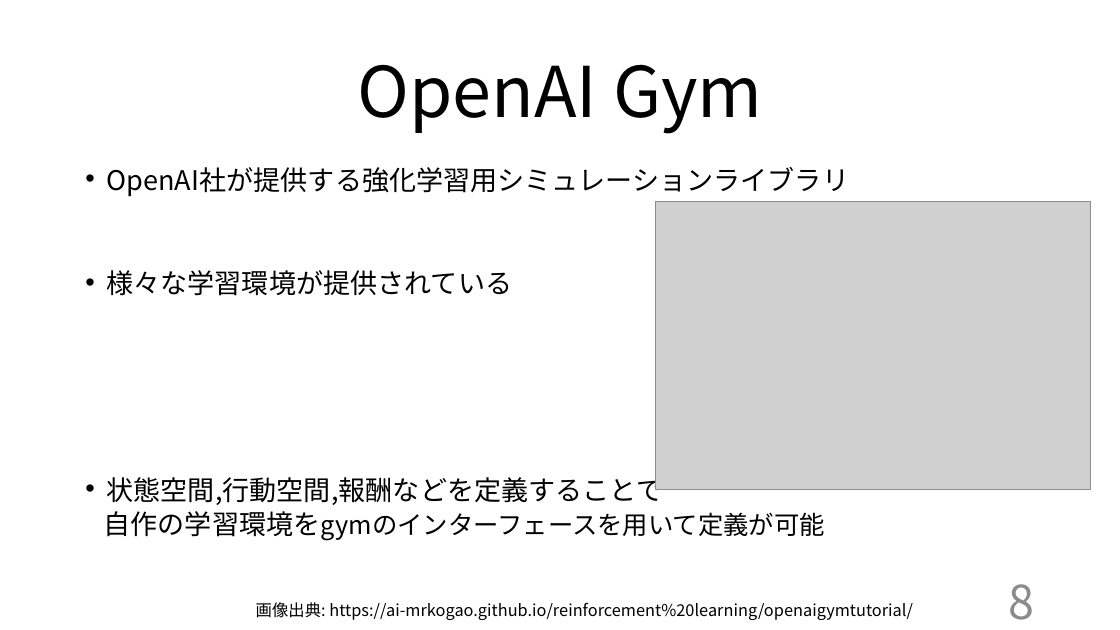
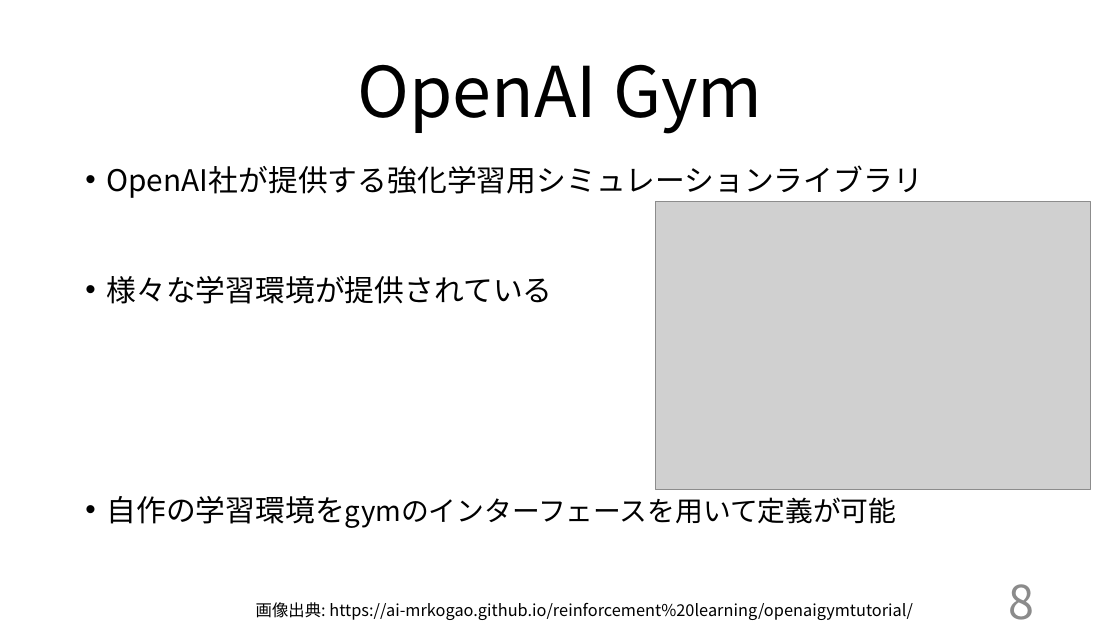
Before and after one commit to Nisk1G/B3_kadai, a slide deck: slide 8 of 11-29/prsn.pptx. Drawn at 1120x630 pixels with LibreOffice and Linux fonts; fonts in the diff are those of the drawing; grey boxes stand for pictures. Boxes give left, top, right and bottom in pixels: in the first picture for what was removed or moved away, otherwise in the second. Text is boxed around its words. In the diff, an @@ line names an element or a change of style, - is before the commit and + after.

```diff
--- a/11-29/prsn.pptx
+++ b/11-29/prsn.pptx
@@ text "OpenAI社が提供する強化学習用シミュレーションライブラリ" at [106, 165, 923, 528]: size 23.2 to 25.5 pt in "OpenAI社が提供する強化学習用シミュレーションライブラリ", "様々な学習環境が提供されている", "自作の学習環境をgymのインターフェースを用いて定義が可能"; size 21.7 to 23.8 pt in "自作の学習環境をgymのインターフェースを用いて定義が可能"; bullet none to • @@
@@ text at [106, 472, 663, 505]: paragraph removed @@
-• 状態空間,行動空間,報酬などを定義することで
```
Also in this commit, not shown: 1 other slide changed, 1 other file.
